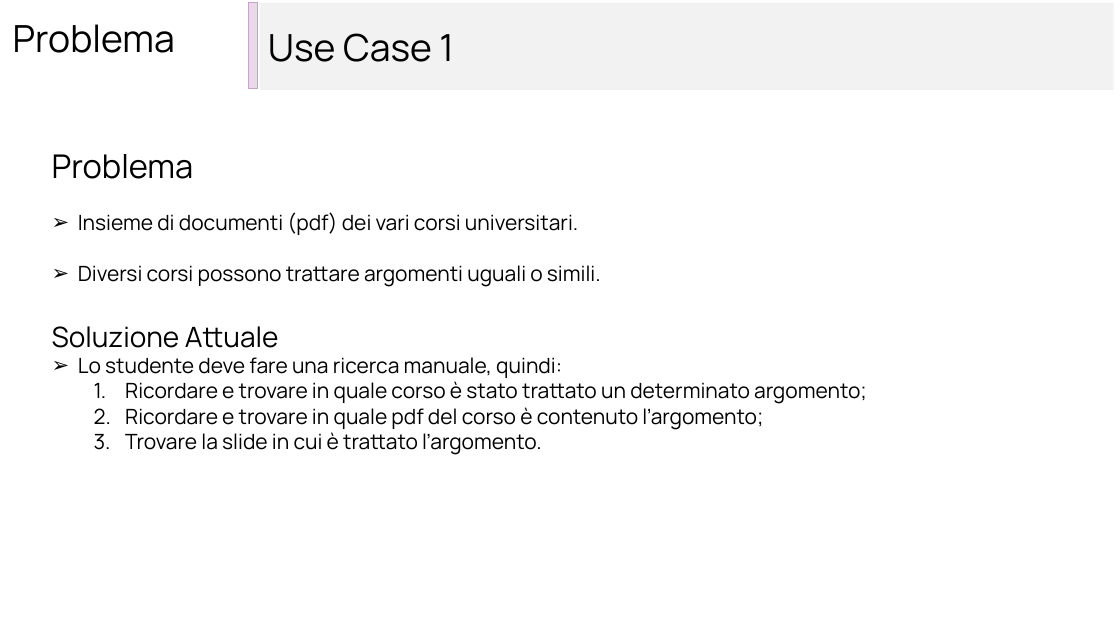
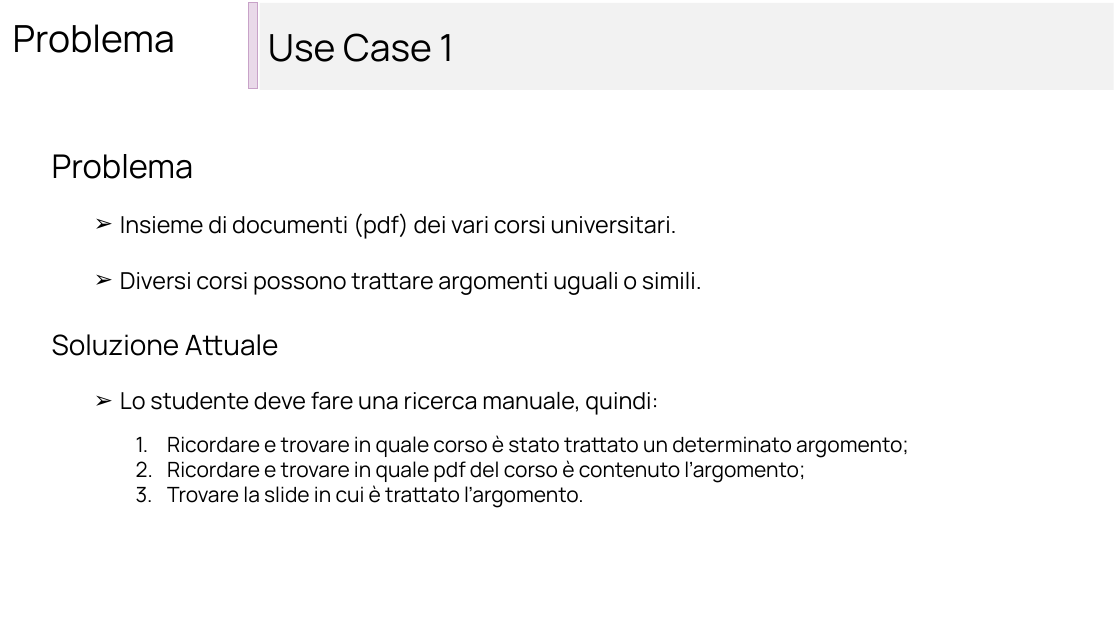
Before and after one commit to Data-Integration-Lilla-team/LILL_AI, a slide deck: slide 3 of relazione/presentazione Lill_AI.pptx. Drawn at 1120x630 pixels with LibreOffice and Linux fonts; fonts in the diff are those of the drawing. Boxes give left, top, right and bottom in pixels: in the first picture for what was removed or moved away, otherwise in the second. Text is boxed around its words. In the diff, an @@ line names an element or a change of style, - is before the commit and + after.

```diff
--- a/relazione/presentazione Lill_AI.pptx
+++ b/relazione/presentazione Lill_AI.pptx
@@ text at bbox=[120, 213, 909, 508]: size 18 to 20 pt in "Insieme di documenti (pdf) dei vari corsi ...", "Diversi corsi possono trattare argomenti uguali o ...", "Lo studente deve fare una ricerca manuale, ..."; list level 1 to 2 in "Insieme di documenti (pdf) dei ..."; list level 1 to 2 in "Diversi corsi possono trattare argomenti ..."; list level 1 to 2 in "Lo studente deve fare una ..."; list level 2 to 3 in "Ricordare e trovare in quale ..."; list level 2 to 3 in "Trovare la slide in cui ..." @@
```
Also in this commit, not shown: 3 other slides changed.
